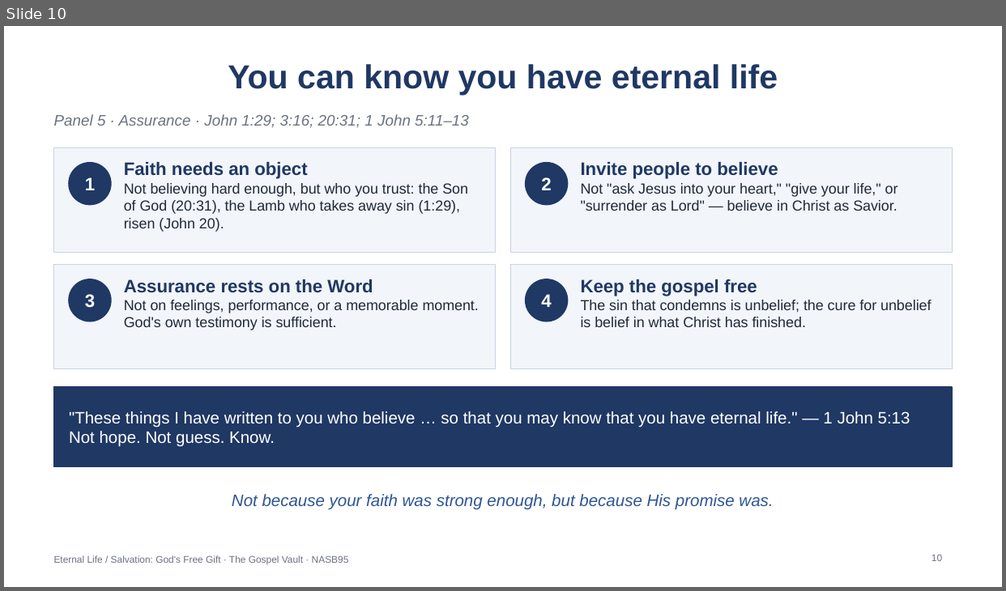
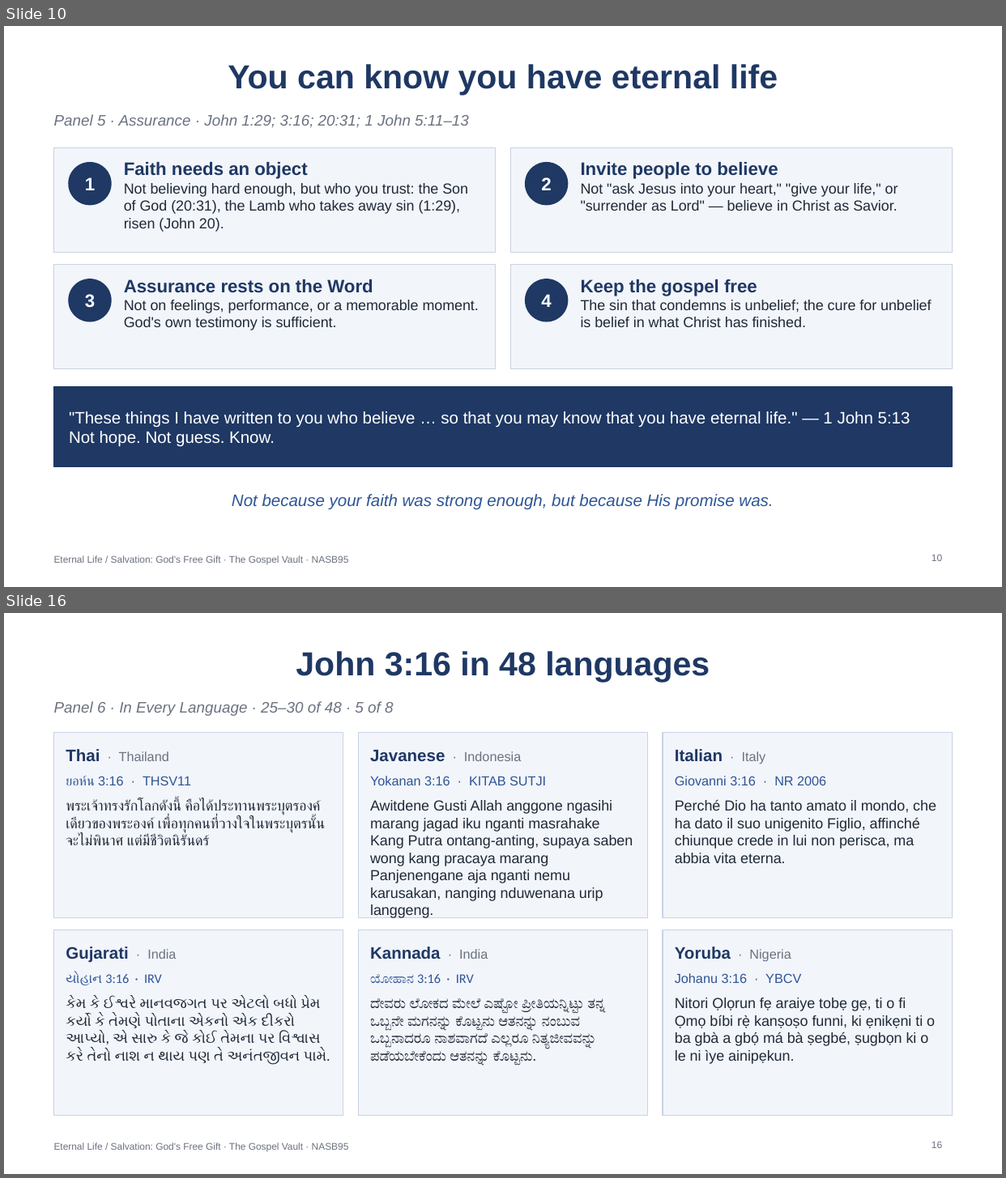
Before and after one commit to TheRooster07/TheGospelVault, a slide deck: free-gift/charts/free-gift-charts.pptx. Shown one above the other, each under a label of ours: slide 10 before the commit, slides 10 and 16 after it; the slides between them are not shown. The pictures are 1006x591 and 1006x1178 pixels, drawn with LibreOffice and Linux fonts; fonts in the diff are those of the drawing. Boxes give left, top, right and bottom in pixels: in the first picture for what was removed or moved away, otherwise in the second. Text is boxed around its words. In the diff, an @@ line names an element or a change of style, - is before the commit and + after.

Commit message:
added 48 languages slides

```diff
--- a/free-gift/charts/free-gift-charts.pptx
+++ b/free-gift/charts/free-gift-charts.pptx
@@ slide 16 added at (4, 613, 1002, 1174), background #FFFFFF; not listed: 1 template element that a slide beside it also shows @@
@@ title added at (296, 651, 710, 682), 24 pt, text #1F3864, bold @@
+John 3:16 in 48 languages
@@ text added at (54, 701, 393, 716), 11 pt, text #6B7280, italic @@
+Panel 6 · In Every Language · 25–30 of 48 · 5 of 8
@@ rectangle added at (54, 733, 343, 918), fill #F2F5FA, outline #C9D3E3 0.75 pt @@
@@ rectangle added at (358, 733, 648, 918), fill #F2F5FA, outline #C9D3E3 0.75 pt @@
@@ rectangle added at (663, 733, 952, 918), fill #F2F5FA, outline #C9D3E3 0.75 pt @@
@@ text added at (66, 749, 169, 761), 9.5 pt, text #6B7280 @@
+Thai · Thailand
@@ text added at (370, 750, 521, 761), 9.5 pt, text #6B7280 @@
+Javanese · Indonesia
@@ text added at (675, 749, 766, 764), 12 pt, text #1F3864, bold @@
+Italian · Italy
@@ text added at (66, 776, 191, 786), 9.5 pt, text #2E5597 @@
+ยอห์น 3:16 · THSV11
@@ text added at (370, 776, 546, 786), 9.5 pt, text #2E5597 @@
+Yokanan 3:16 · KITAB SUTJI
@@ text added at (675, 776, 826, 786), 9.5 pt, text #2E5597 @@
+Giovanni 3:16 · NR 2006
@@ text added at (66, 799, 325, 845), 10.5 pt, text #1F2937 @@
+พระเจ้าทรงรักโลกดังนี้ คือได้ประทานพระบุตรองค์เดียวของพระองค์ เพื่อทุกคนที่วางใจในพระบุตรนั้นจะไม่พินาศ แต่มีชีวิตนิรันดร์
@@ text added at (370, 800, 633, 918), 10.5 pt, text #1F2937 @@
+Awitdene Gusti Allah anggone ngasihi marang jagad iku nganti masrahake Kang Putra ontang-anting, supaya saben wong kang pracaya marang Panjenengane aja nganti nemu karusakan, nanging nduwenana urip langgeng.
@@ text added at (675, 799, 936, 863), 10.5 pt, text #1F2937 @@
+Perché Dio ha tanto amato il mondo, che ha dato il suo unigenito Figlio, affinché chiunque crede in lui non perisca, ma abbia vita eterna.
@@ rectangle added at (54, 931, 343, 1116), fill #F2F5FA, outline #C9D3E3 0.75 pt @@
@@ text added at (66, 947, 176, 962), 12 pt, text #1F3864, bold @@
+Gujarati · India
@@ rectangle added at (358, 931, 648, 1116), fill #F2F5FA, outline #C9D3E3 0.75 pt @@
@@ text added at (370, 947, 488, 959), 12 pt, text #1F3864, bold @@
+Kannada · India
@@ rectangle added at (663, 931, 952, 1116), fill #F2F5FA, outline #C9D3E3 0.75 pt @@
@@ text added at (675, 947, 791, 961), 9.5 pt, text #6B7280 @@
+Yoruba · Nigeria
@@ text added at (66, 973, 162, 986), 9.5 pt, text #2E5597 @@
+યોહાન 3:16 · IRV
@@ text added at (370, 974, 474, 984), 9.5 pt, text #2E5597 @@
+ಯೋಹಾನ 3:16 · IRV
@@ text added at (675, 973, 801, 983), 9.5 pt, text #2E5597 @@
+Johanu 3:16 · YBCV
@@ text added at (66, 997, 330, 1065), 10.5 pt, text #1F2937 @@
+કેમ કે ઈશ્વરે માનવજગત પર એટલો બધો પ્રેમ કર્યો કે તેમણે પોતાના એકનો એક દીકરો આપ્યો, એ સારુ કે જે કોઈ તેમના પર વિશ્વાસ કરે તેનો નાશ ન થાય પણ તે અનંતજીવન પામે.
@@ text added at (370, 999, 606, 1066), 10.5 pt, text #1F2937 @@
+ದೇವರು ಲೋಕದ ಮೇಲೆ ಎಷ್ಟೋ ಪ್ರೀತಿಯನ್ನಿಟ್ಟು ತನ್ನ ಒಬ್ಬನೇ ಮಗನನ್ನು ಕೊಟ್ಟನು ಆತನನ್ನು ನಂಬುವ ಒಬ್ಬನಾದರೂ ನಾಶವಾಗದೆ ಎಲ್ಲರೂ ನಿತ್ಯಜೀವವನ್ನು ಪಡೆಯಬೇಕೆಂದು ಆತನನ್ನು ಕೊಟ್ಟನು.
@@ text added at (675, 998, 935, 1064), 10.5 pt, text #1F2937 @@
+Nitori Ọlọrun fẹ araiye tobẹ gẹ, ti o fi Ọmọ bíbi rẹ̀ kanṣoṣo funni, ki ẹnikẹni ti o ba gbà a gbọ́ má bà ṣegbé, ṣugbọn ki o le ni ìye ainipẹkun.
@@ page number added at (931, 1141, 942, 1148), 7 pt, text #6B7280 @@
+16
```
Also in this commit, not shown: 2 slides changed, 7 other slides added, 21 other files.
